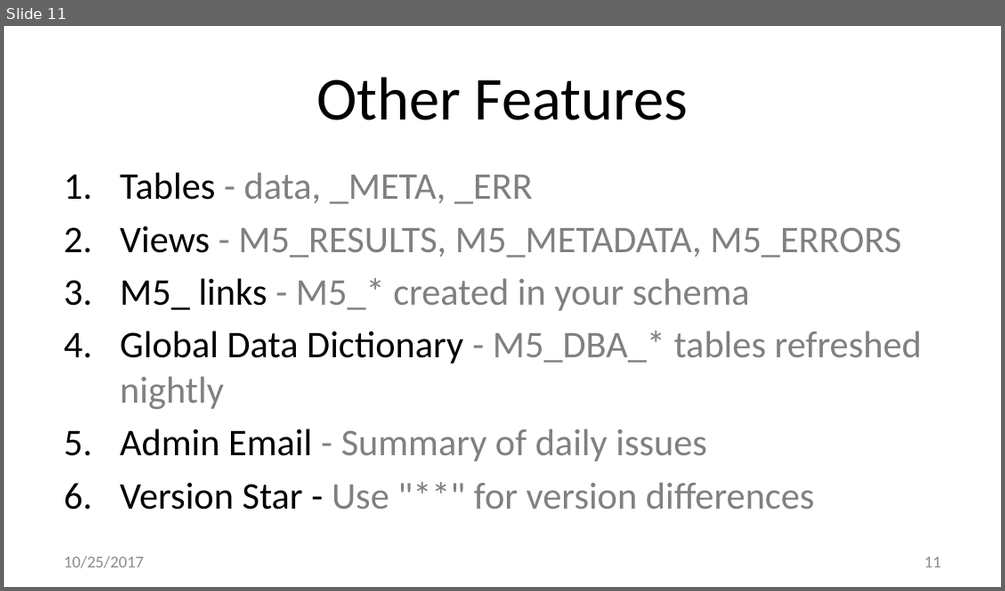
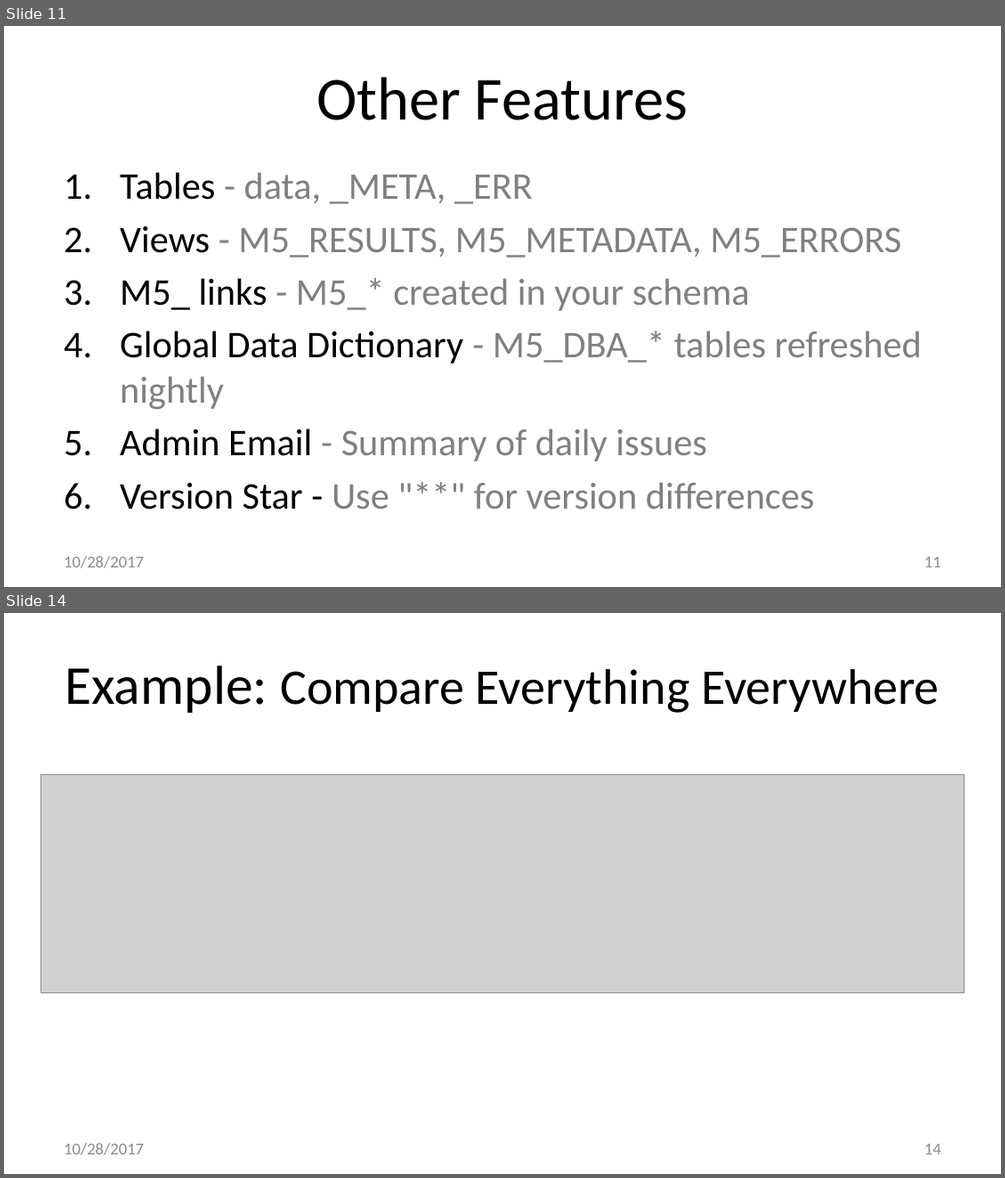
Before and after one commit to method5/method5.github.io, a slide deck: presentations/Method5.pptx. Shown one above the other, each under a label of ours: slide 11 before the commit, slides 11 and 14 after it; the slides between them are not shown. The pictures are 1005x591 and 1005x1178 pixels, drawn with LibreOffice and Linux fonts; fonts in the diff are those of the drawing; grey boxes stand for pictures; background and template pictures are left out. Boxes give left, top, right and bottom in pixels: in the first picture for what was removed or moved away, otherwise in the second. Text is boxed around its words. In the diff, an @@ line names an element or a change of style, - is before the commit and + after.

Commit message:
Expanded examples.
- Added slide with simple, complete example in SQL*Plus.
- Added slide with some more simple examples.
- Broke complex examples slide into individual slides, since running the examples probably isn't an option.

```diff
--- a/presentations/Method5.pptx
+++ b/presentations/Method5.pptx
@@ slide 14 added at (4,613,1001,1174), background #FFFFFF @@
@@ title added at (65,666,939,713), 36 pt, text #000000 @@
+Example: Compare Everything Everywhere
@@ picture added at (40,774,964,993) @@
@@ text added at (64,1143,144,1155), 12 pt, text #8C8C8C @@
+10/28/2017
@@ page number added at (924,1143,941,1154), 12 pt, text #8C8C8C @@
+14
@@ slide 11 changed as well @@
@@ text at (64,556,144,568): text changed @@
-10/25/2017
+10/28/2017
```
Also in this commit, not shown: 14 other slides changed, 5 other slides added, 1 slide removed.
